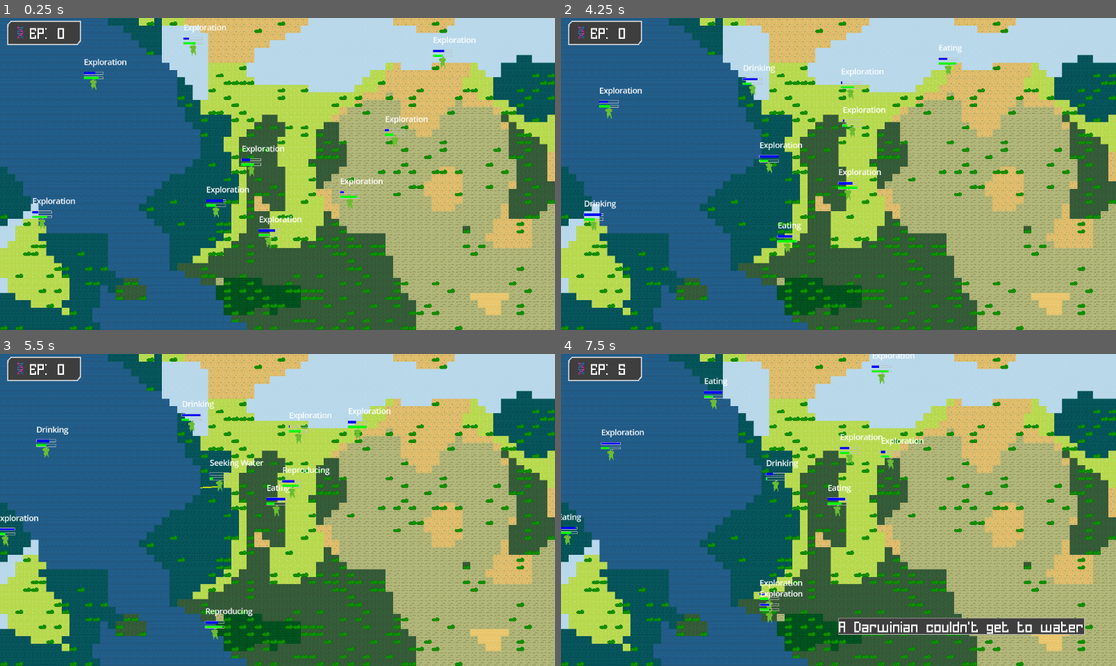
Above: before the commit, frames 1-4 (two rows, left to right).
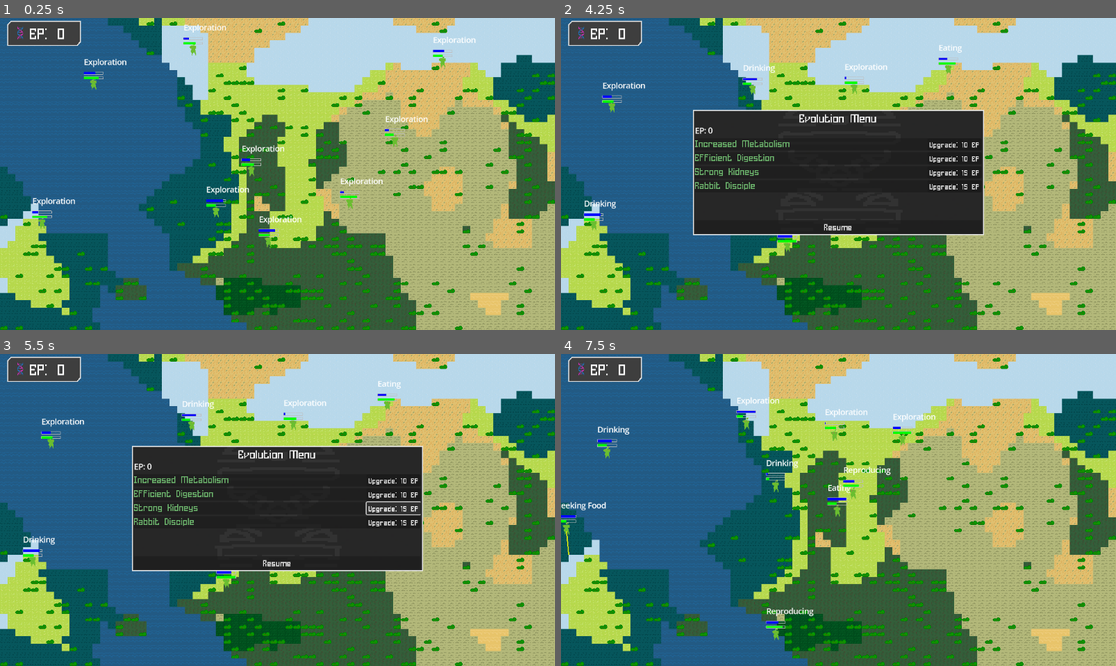
Above: after the commit, the same moments.

Repository: OnasChaturvedi/mini-jam-evolution
Game: Godot game, scene res://scenes/main.tscn
Same seed, same stepped clock (60 frames per second), same inputs: the game is played once before the commit and once after it.
Inputs (mouse positions are in pixels of both pictures, inside the frame that each line leads up to):
- Up to frame 1 (0.25 s): no input
- Up to frame 2 (4.25 s): move the mouse to (960, 158) at 0.52 s; move the mouse to (727, 189) at 1.27 s; move the mouse to (894, 105) at 2.02 s; move the mouse to (810, 236) at 2.77 s; move the mouse to (1005, 220) at 3.52 s; tap Escape (ui_cancel) at 4.15 s
- Up to frame 3 (5.5 s): click (394, 481) at 4.25 s, where only the run after the commit has a clickable "Upgrade: 10 EP"; click (394, 506) at 5 s, where only the run after the commit has a clickable "Upgrade: 15 EP"
- Up to frame 4 (7.5 s): click (838, 563) at 5.75 s, where only the run after the commit has a clickable "Resume"; move the mouse to (672, 463) at 6.52 s; move the mouse to (866, 510) at 7.27 s

The runs differ from the first frame. In frame 1, 0.2% of the frame differs, in the area x 1-15%, y 2-9%; in frame 2, 22%; in frame 3, 23%, in the area x 0-77%, y 2-92%; in frame 4, 4.9%.

Commit message:
Evolution Menu Implemented, and perks established

Diff:
--- a/scenes/death_notification.tscn
+++ b/scenes/death_notification.tscn
@@ -9,12 +9,16 @@
 border_width_top = 1
 border_width_right = 1
 border_width_bottom = 1
+expand_margin_left = 3.0
+expand_margin_top = 3.0
+expand_margin_right = 3.0
+expand_margin_bottom = 3.0
 
 [node name="DeathNotification" type="Label"]
 offset_right = 40.0
 offset_bottom = 33.0
 theme_override_colors/font_color = Color(1, 1, 1, 1)
 theme_override_fonts/font = ExtResource("1_nsq8a")
-theme_override_font_sizes/font_size = 32
+theme_override_font_sizes/font_size = 28
 theme_override_styles/normal = SubResource("StyleBoxFlat_nsq8a")
 script = ExtResource("1_t284n")
--- /dev/null
+++ b/scenes/evolution_menu.tscn
@@ -0,0 +1,61 @@
+[gd_scene load_steps=10 format=3 uid="uid://b7dyfrarw4g65"]
+
+[ext_resource type="Texture2D" uid="uid://bbjao2xxnj6ft" path="res://resources/EvolvePanel.png" id="1_33c31"]
+[ext_resource type="Script" uid="uid://c54mhykxxrobo" path="res://scripts/evolution_menu.gd" id="1_lt810"]
+[ext_resource type="Script" uid="uid://bid2nobr3k8hu" path="res://scripts/PerkResource.gd" id="2_6hr8j"]
+[ext_resource type="Resource" uid="uid://dijxmcpl1nja1" path="res://scripts/Perks/faster_creatures.tres" id="3_uhyg8"]
+[ext_resource type="Resource" uid="uid://b5df5t3mtnb1e" path="res://scripts/Perks/slower_hunger.tres" id="4_w6n7i"]
+[ext_resource type="Resource" uid="uid://cs1gq6vaar6e6" path="res://scripts/Perks/slower_thirst.tres" id="5_qxrge"]
+[ext_resource type="Resource" uid="uid://bdx6cpegrsptq" path="res://scripts/Perks/fast_reproduction.tres" id="6_33c31"]
+[ext_resource type="FontFile" uid="uid://coe32nc7ugkwu" path="res://resources/homespun.ttf" id="7_iptyy"]
+
+[sub_resource type="StyleBoxTexture" id="StyleBoxTexture_33c31"]
+texture = ExtResource("1_33c31")
+texture_margin_left = 2.0
+texture_margin_top = 21.0
+texture_margin_right = 3.0
+texture_margin_bottom = 27.0
+expand_margin_left = 2.0
+expand_margin_top = 2.0
+expand_margin_right = 2.0
+expand_margin_bottom = 2.0
+
+[node name="EvolutionMenu" type="PanelContainer"]
+process_mode = 2
+custom_minimum_size = Vector2(600, 300)
+offset_right = 40.0
+offset_bottom = 40.0
+theme_override_styles/panel = SubResource("StyleBoxTexture_33c31")
+script = ExtResource("1_lt810")
+perks_to_display = Array[ExtResource("2_6hr8j")]([ExtResource("3_uhyg8"), ExtResource("4_w6n7i"), ExtResource("5_qxrge"), ExtResource("6_33c31")])
+
+[node name="MenuVbox" type="VBoxContainer" parent="."]
+layout_mode = 2
+
+[node name="Label" type="Label" parent="MenuVbox"]
+layout_mode = 2
+theme_override_fonts/font = ExtResource("7_iptyy")
+theme_override_font_sizes/font_size = 24
+text = "Evolution Menu"
+horizontal_alignment = 1
+
+[node name="PointDisplayLabel" type="Label" parent="MenuVbox"]
+unique_name_in_owner = true
+layout_mode = 2
+
+[node name="ScrollContainer" type="ScrollContainer" parent="MenuVbox"]
+layout_mode = 2
+size_flags_vertical = 3
+
+[node name="PerksList" type="VBoxContainer" parent="MenuVbox/ScrollContainer"]
+unique_name_in_owner = true
+custom_minimum_size = Vector2(500, 0)
+layout_mode = 2
+size_flags_horizontal = 3
+
+[node name="ResumeButton" type="Button" parent="MenuVbox"]
+unique_name_in_owner = true
+layout_mode = 2
+theme_override_fonts/font = ExtResource("7_iptyy")
+theme_override_font_sizes/font_size = 18
+text = "Resume"
--- a/scenes/main.tscn
+++ b/scenes/main.tscn
@@ -1,14 +1,15 @@
-[gd_scene load_steps=15 format=3 uid="uid://c4c6gs01cvtfg"]
+[gd_scene load_steps=16 format=3 uid="uid://c4c6gs01cvtfg"]
 
 [ext_resource type="Script" uid="uid://b6ea25cds57ci" path="res://scripts/world.gd" id="1_0wfyh"]
-[ext_resource type="Script" uid="uid://bo42wsg68h15x" path="res://scenes/game_root.gd" id="1_tefeu"]
+[ext_resource type="Script" uid="uid://bo42wsg68h15x" path="res://scripts/game_root.gd" id="1_tefeu"]
 [ext_resource type="PackedScene" uid="uid://c2lbuipkhgatn" path="res://scenes/bush.tscn" id="2_jyhfs"]
 [ext_resource type="Texture2D" uid="uid://dmh0jwqovgr54" path="res://resources/TilesetV3.png" id="3_jyhfs"]
 [ext_resource type="PackedScene" uid="uid://cfva7i8vpovtj" path="res://scenes/creature.tscn" id="3_sugp2"]
-[ext_resource type="Script" uid="uid://k1pqcim01rtn" path="res://scenes/canvas_layer.gd" id="6_o6xl0"]
+[ext_resource type="Script" uid="uid://k1pqcim01rtn" path="res://scripts/canvas_layer.gd" id="6_o6xl0"]
 [ext_resource type="Texture2D" uid="uid://4o535n2kaew1" path="res://resources/OverlayEP.png" id="7_85g3d"]
 [ext_resource type="Texture2D" uid="uid://bcw5qy8m82ht8" path="res://resources/DNA Icons.png" id="7_o6xl0"]
 [ext_resource type="FontFile" uid="uid://coe32nc7ugkwu" path="res://resources/homespun.ttf" id="9_choun"]
+[ext_resource type="PackedScene" uid="uid://b7dyfrarw4g65" path="res://scenes/evolution_menu.tscn" id="10_choun"]
 
 [sub_resource type="TileSetAtlasSource" id="TileSetAtlasSource_tbgi4"]
 texture = ExtResource("3_jyhfs")
@@ -35,9 +36,9 @@
 [sub_resource type="StyleBoxTexture" id="StyleBoxTexture_ya4ey"]
 texture = ExtResource("7_85g3d")
 texture_margin_left = 14.0
-texture_margin_top = 14.0
+texture_margin_top = 15.0
 texture_margin_right = 14.0
-texture_margin_bottom = 14.0
+texture_margin_bottom = 15.0
 
 [sub_resource type="Theme" id="Theme_eb6dy"]
 PanelContainer/styles/panel = SubResource("StyleBoxTexture_ya4ey")
@@ -145,3 +146,16 @@
 theme_override_fonts/font = ExtResource("9_choun")
 theme_override_font_sizes/font_size = 32
 text = "0"
+
+[node name="EvolutionMenu" parent="CanvasLayer" instance=ExtResource("10_choun")]
+anchors_preset = 8
+anchor_left = 0.5
+anchor_top = 0.5
+anchor_right = 0.5
+anchor_bottom = 0.5
+offset_left = -61.0
+offset_top = -43.5
+offset_right = 61.0
+offset_bottom = 43.5
+grow_horizontal = 2
+grow_vertical = 2
--- /dev/null
+++ b/scenes/perk_entry.tscn
@@ -0,0 +1,50 @@
+[gd_scene load_steps=3 format=3 uid="uid://0ldkhkw3w7xr"]
+
+[ext_resource type="Script" uid="uid://c4cd4q48sigqb" path="res://scripts/perk_entry.gd" id="1_812kc"]
+[ext_resource type="FontFile" uid="uid://coe32nc7ugkwu" path="res://resources/homespun.ttf" id="2_7wkdy"]
+
+[node name="PerkEntry" type="PanelContainer"]
+offset_right = 40.0
+offset_bottom = 40.0
+size_flags_horizontal = 3
+script = ExtResource("1_812kc")
+
+[node name="HBoxContainer" type="HBoxContainer" parent="."]
+custom_minimum_size = Vector2(500, 0)
+layout_mode = 2
+
+[node name="VBoxContainer" type="VBoxContainer" parent="HBoxContainer"]
+custom_minimum_size = Vector2(470, 0)
+layout_mode = 2
+size_flags_horizontal = 3
+
+[node name="NameLabel" type="Label" parent="HBoxContainer/VBoxContainer"]
+unique_name_in_owner = true
+layout_mode = 2
+theme_override_colors/font_color = Color(0.432, 0.72, 0.432, 1)
+theme_override_fonts/font = ExtResource("2_7wkdy")
+theme_override_font_sizes/font_size = 20
+vertical_alignment = 1
+
+[node name="DescriptionWrapper" type="MarginContainer" parent="HBoxContainer/VBoxContainer"]
+unique_name_in_owner = true
+clip_contents = true
+layout_mode = 2
+size_flags_vertical = 3
+
+[node name="DescriptionLabel" type="Label" parent="HBoxContainer/VBoxContainer/DescriptionWrapper"]
+unique_name_in_owner = true
+custom_minimum_size = Vector2(110, 50)
+layout_mode = 2
+theme_override_fonts/font = ExtResource("2_7wkdy")
+autowrap_mode = 3
+
+[node name="Control" type="Control" parent="HBoxContainer"]
+layout_mode = 2
+size_flags_horizontal = 3
+
+[node name="PurchaseButton" type="Button" parent="HBoxContainer"]
+unique_name_in_owner = true
+layout_mode = 2
+size_flags_horizontal = 8
+theme_override_fonts/font = ExtResource("2_7wkdy")
--- a/scripts/EvolutionManager.gd
+++ b/scripts/EvolutionManager.gd
@@ -1,7 +1,8 @@
 # EvolutionManager.gd
 extends Node
-
+signal perk_unlocked(perk_id)
 var evolution_points: int = 0
+var unlocked_perks: Dictionary = {}
 
 signal evolution_points_changed(new_points)
 signal creature_died(cause_of_death, position)
@@ -10,9 +11,48 @@
 func add_points(amount: int):
 	evolution_points += amount
 	evolution_points_changed.emit(evolution_points)
-
 # This function now accepts a 'points_value' argument.
 func report_death(cause: String, position: Vector2, points_value: int):
 	creature_died.emit(cause, position)
 	# Add the points that were passed in.
 	add_points(points_value)
+func spend_points(amount: int) -> bool:
+	if evolution_points >= amount:
+		evolution_points -= amount
+		evolution_points_changed.emit(evolution_points)
+		return true
+	else:
+		return false
+func get_perk_level(perk_id: String) -> int:
+	if has_perk(perk_id):
+		return unlocked_perks[perk_id]
+	return 0 # Return 0 if the perk is not owned
+func has_perk(perk_id: String) -> bool:
+	return unlocked_perks.has(perk_id)
+func upgrade_perk(perk_id: String):
+	if not has_perk(perk_id):
+		unlocked_perks[perk_id] = 1 # First purchase is level 1
+	else:
+		unlocked_perks[perk_id] += 1 # Subsequent purchases increase the level
+	perk_unlocked.emit(perk_id) # We can still emit this signal
+# In EvolutionManager.gd
+
+# A helper to convert a number to a Roman numeral string.
+# We use a dictionary for clarity.
+const ROMAN_NUMERALS = {
+	1: " I",
+	2: " II",
+	3: " III",
+	4: " IV",
+	5: " V",
+	6: " VI",
+	7: " VII",
+	8: " VIII",
+	9: " IX",
+	10: " X",
+}
+
+func get_roman_numeral(level: int) -> String:
+	if ROMAN_NUMERALS.has(level):
+		return ROMAN_NUMERALS[level]
+	return " " + str(level) # Fallback for higher levels
--- /dev/null
+++ b/scripts/PerkResource.gd
@@ -0,0 +1,18 @@
+# PerkResource.gd
+extends Resource
+class_name Perk
+
+@export var perk_id: String # A unique ID, e.g., "faster_creatures"
+@export var perk_name: String # The display name, e.g., "Increased Metabolism"
+
+# --- NEW: Use arrays for level-based data ---
+# The cost for each level (level 1, level 2, etc.)
+@export var costs_per_level: Array[int]
+# The description for each level. You can use %s as a placeholder.
+@export var descriptions_per_level: Array[String]
+# The bonus value for each level (e.g., 0.15 for 15% speed).
+@export var bonuses_per_level: Array[float]
+
+# A helper function to get the max level.
+func get_max_level() -> int:
+	return costs_per_level.size()
--- /dev/null
+++ b/scripts/Perks/fast_reproduction.tres
@@ -0,0 +1,12 @@
+[gd_resource type="Resource" script_class="Perk" load_steps=2 format=3 uid="uid://bdx6cpegrsptq"]
+
+[ext_resource type="Script" uid="uid://bid2nobr3k8hu" path="res://scripts/PerkResource.gd" id="1_1n4hp"]
+
+[resource]
+script = ExtResource("1_1n4hp")
+perk_id = "fast_reproduction"
+perk_name = "Rabbit Disciple"
+costs_per_level = Array[int]([15, 25, 35])
+descriptions_per_level = Array[String](["Darwinians reproduce 10% faster", "Darwinians reproduce 20% faster", "Darwinians reproduce 30% faster"])
+bonuses_per_level = Array[float]([10.0, 20.0, 30.0])
+metadata/_custom_type_script = "uid://bid2nobr3k8hu"
--- /dev/null
+++ b/scripts/Perks/faster_creatures.tres
@@ -0,0 +1,12 @@
+[gd_resource type="Resource" script_class="Perk" load_steps=2 format=3 uid="uid://dijxmcpl1nja1"]
+
+[ext_resource type="Script" uid="uid://bid2nobr3k8hu" path="res://scripts/PerkResource.gd" id="1_gg8fx"]
+
+[resource]
+script = ExtResource("1_gg8fx")
+perk_id = "faster_creatures"
+perk_name = "Increased Metabolism"
+costs_per_level = Array[int]([10, 15, 20, 25, 30])
+descriptions_per_level = Array[String](["Creatures are 10% faster", "Creatures are 15% faster", "Creatures are 20% faster", "Creatures are 25% faster", "Creatures are 35% faster"])
+bonuses_per_level = Array[float]([10.0, 15.0, 20.0, 25.0, 35.0])
+metadata/_custom_type_script = "uid://bid2nobr3k8hu"
--- /dev/null
+++ b/scripts/Perks/slower_hunger.tres
@@ -0,0 +1,12 @@
+[gd_resource type="Resource" script_class="Perk" load_steps=2 format=3 uid="uid://b5df5t3mtnb1e"]
+
+[ext_resource type="Script" uid="uid://bid2nobr3k8hu" path="res://scripts/PerkResource.gd" id="1_q2esa"]
+
+[resource]
+script = ExtResource("1_q2esa")
+perk_id = "slower_hunger"
+perk_name = "Efficient Digestion"
+costs_per_level = Array[int]([10, 15, 20, 25])
+descriptions_per_level = Array[String](["Darwinians feel hungry 10% slower", "Darwinians feel hungry 15% slower", "Darwinians feel hungry 20% slower", "Darwinians feel hungry 25% slower"])
+bonuses_per_level = Array[float]([10.0, 15.0, 20.0, 25.0])
+metadata/_custom_type_script = "uid://bid2nobr3k8hu"
--- /dev/null
+++ b/scripts/Perks/slower_thirst.tres
@@ -0,0 +1,12 @@
+[gd_resource type="Resource" script_class="Perk" load_steps=2 format=3 uid="uid://cs1gq6vaar6e6"]
+
+[ext_resource type="Script" uid="uid://bid2nobr3k8hu" path="res://scripts/PerkResource.gd" id="1_ibgh3"]
+
+[resource]
+script = ExtResource("1_ibgh3")
+perk_id = "slower_thirst"
+perk_name = "Strong Kidneys"
+costs_per_level = Array[int]([15, 20, 25])
+descriptions_per_level = Array[String](["Darwinians feel thirsty 10% slower", "Darwinians feel thirsty 15% slower", "Darwinians feel thirsty 20% slower"])
+bonuses_per_level = Array[float]([10.0, 15.0, 20.0])
+metadata/_custom_type_script = "uid://bid2nobr3k8hu"
--- a/scripts/creature.gd
+++ b/scripts/creature.gd
@@ -20,9 +20,9 @@
 @export var reproduction_threshold_hunger: float = 80.0 # Hunger level needed to consider reproducing
 var creature_scene_path: String = "res://scenes/creature.tscn"
 const DEATH_POINT_VALUES = {
-	"thirst": 5,
-	"hunger": 2,
-	"age": 10
+	"thirst": 50,
+	"hunger": 20,
+	"age": 100
 }
 @export var max_age: float = 15
 # --- Exploration State Parameters (moved here from state for editor access) ---
@@ -178,7 +178,6 @@
 	# or an actual death event which would log data for "Harvest of Failure".
 	if current_thirst <= 0 and current_hunger <= 0:
 		print("Darwin (", name, ") is critically thirsty and hungry! (Would die here and log failure)")
-		var points = DEATH_POINT_VALUES.get("thirst", 1)
 		EvolutionManager.report_death("thirst", global_position, DEATH_POINT_VALUES.get("thirst", 1))
 		call_deferred("queue_free")
 		# Example: change_state("DyingState")
--- /dev/null
+++ b/scripts/evolution_menu.gd
@@ -0,0 +1,64 @@
+# EvolutionMenu.gd
+extends PanelContainer
+const PerkEntryScene = preload("res://scenes/perk_entry.tscn")
+@onready var points_display_label: Label = %PointDisplayLabel
+@onready var resume_button: Button = %ResumeButton
+@export var perks_to_display: Array[Perk]
+@onready var perks_list: VBoxContainer = %PerksList
+
+func _ready():
+	# Connect the resume button's pressed signal to the hide_menu function.
+	resume_button.pressed.connect(hide_menu)
+
+	# Connect to the EvolutionManager to update the points display.
+	EvolutionManager.evolution_points_changed.connect(update_points_display)
+	populate_perks_list()
+	# Hide the menu when the game starts.
+	hide_menu()
+func populate_perks_list():
+	for perk_resource in perks_to_display:
+		# Create a new instance of our template scene.
+		var perk_entry = PerkEntryScene.instantiate()
+		perks_list.add_child(perk_entry)
+
+		# Set its data and connect its signal.
+		perk_entry.display_perk_info(perk_resource)
+		perk_entry.purchase_requested.connect(_on_perk_purchase_requested)
+			   # If we already own this perk, disable its button.
+		if EvolutionManager.has_perk(perk_resource.perk_id):
+			perk_entry.disable_purchase()
+# Function to show the menu and pause the game.
+func _on_perk_purchase_requested(perk_to_buy: Perk):
+	var current_level = EvolutionManager.get_perk_level(perk_to_buy.perk_id)
+	if current_level < perk_to_buy.get_max_level():
+		var cost_of_next_level = perk_to_buy.costs_per_level[current_level]
+		if EvolutionManager.spend_points(cost_of_next_level):
+			# If purchase is successful, upgrade the perk
+			EvolutionManager.upgrade_perk(perk_to_buy.perk_id)
+			print("Successfully upgraded %s" % perk_to_buy.perk_name)
+
+			# Find the UI entry for this perk and tell it to refresh its display
+			for child in perks_list.get_children():
+				if child.perk_data.perk_id == perk_to_buy.perk_id:
+					child.display_perk_info(perk_to_buy)
+					break
+		else:
+			print("Not enough EP to upgrade %s" % perk_to_buy.perk_name)
+func show_menu():
+	# Update the points display every time the menu is shown.
+	update_points_display(EvolutionManager.evolution_points)
+	visible = true
+	get_tree().paused = true
+
+# Function to hide the menu and unpause the game.
+func hide_menu():
+	visible = false
+	get_tree().paused = false
+
+# Updates the text of the points label.
+func update_points_display(new_points: int):
+	points_display_label.text = "EP: %s" % new_points
+# In EvolutionManager.gd
+
+# A helper to convert a number to a Roman numeral string.
+# We use a dictionary for clarity.
--- a/scenes/game_root.gd
+++ b/scripts/game_root.gd
@@ -2,10 +2,11 @@
 extends Node2D
 
 const DeathNotification = preload("res://scenes/death_notification.tscn")
+@onready var evolution_menu_instance: PanelContainer = $CanvasLayer/EvolutionMenu
+
 func _ready():
 	# Connect to the death signal from the global manager.
 	EvolutionManager.creature_died.connect(on_creature_died)
-
 func on_creature_died(cause: String, position: Vector2):
 	# Create a new instance of the notification.
 	var notification_instance = DeathNotification.instantiate()
@@ -27,3 +28,12 @@
 
 	# Trigger the animation. The script inside the notification handles the rest.
 	notification_instance.show_message(death_message)
+func _unhandled_input(event: InputEvent):
+	# Check if the "ui_cancel" action (Escape key) was just pressed.
+	if Input.is_action_just_pressed("ui_cancel"):
+		# If the game is already paused, hide the menu.
+		if get_tree().paused:
+			evolution_menu_instance.hide_menu()
+		# Otherwise, show the menu.
+		else:
+			evolution_menu_instance.show_menu()
--- /dev/null
+++ b/scripts/perk_entry.gd
@@ -0,0 +1,79 @@
+# PerkEntry.gd
+extends PanelContainer
+
+signal purchase_requested(perk_resource)
+
+# All the @onready variables from both systems
+@onready var name_label: Label = %NameLabel
+@onready var description_wrapper: MarginContainer = %DescriptionWrapper
+@onready var description_label: Label = %DescriptionLabel
+@onready var purchase_button: Button = %PurchaseButton
+
+var perk_data: Perk
+var hover_tween: Tween
+var full_description_height: float = 0.0
+
+func _ready():
+	# Set the label's min height to 0 to prevent the initial layout "explosion".
+	description_label.custom_minimum_size.y = 0
+
+	# Connect signals for buttons and hovering.
+	purchase_button.pressed.connect(_on_purchase_button_pressed)
+	mouse_entered.connect(_on_mouse_entered)
+	mouse_exited.connect(_on_mouse_exited)
+
+# This function now handles BOTH leveling logic AND animation setup.
+func display_perk_info(resource: Perk):
+	perk_data = resource
+	var current_level = EvolutionManager.get_perk_level(perk_data.perk_id)
+
+	# --- Start of Leveling Display Logic ---
+	var full_perk_name = perk_data.perk_name
+	if current_level > 0:
+		full_perk_name += EvolutionManager.get_roman_numeral(current_level)
+
+	name_label.text = full_perk_name
+	if current_level >= perk_data.get_max_level():
+		purchase_button.disabled = true
+		purchase_button.text = "Max Level"
+		description_label.text = perk_data.descriptions_per_level.back()
+	else:
+		var next_level_index = current_level
+		purchase_button.disabled = false
+		purchase_button.text = "Upgrade: %s EP" % perk_data.costs_per_level[next_level_index]
+		description_label.text = perk_data.descriptions_per_level[next_level_index]
+	# --- End of Leveling Display Logic ---
+
+	# --- Start of Animation Setup Logic ---
+	# Now that the text is set, wait a frame for the UI to update.
+	await get_tree().process_frame
+
+	# Measure the label's true height now that it's populated.
+	full_description_height = description_label.size.y
+
+	# And start with the wrapper invisible, taking up zero space.
+	description_wrapper.visible = false
+	# --- End of Animation Setup Logic ---
+
+# --- The Animation Functions (Unchanged from our working version) ---
+func _on_mouse_entered():
+	if hover_tween and hover_tween.is_running():
+		hover_tween.kill()
+
+	description_wrapper.visible = true
+	description_wrapper.custom_minimum_size.y = 0
+
+	hover_tween = create_tween().set_trans(Tween.TRANS_SINE).set_ease(Tween.EASE_OUT)
+	hover_tween.tween_property(description_wrapper, "custom_minimum_size:y", full_description_height, 0.2)
+
+func _on_mouse_exited():
+	if hover_tween and hover_tween.is_running():
+		hover_tween.kill()
+
+	hover_tween = create_tween().set_trans(Tween.TRANS_SINE).set_ease(Tween.EASE_IN)
+	hover_tween.tween_property(description_wrapper, "custom_minimum_size:y", 0, 0.2)
+	hover_tween.finished.connect(func(): description_wrapper.visible = false)
+
+# --- The Button Function (Unchanged) ---
+func _on_purchase_button_pressed():
+	purchase_requested.emit(perk_data)
Binary file added: resources/EvolvePanel.png
Not shown, added: resources/EvolvePanel.png.import
Not shown, added: scripts/PerkResource.gd.uid
Renamed: scenes/canvas_layer.gd -> scripts/canvas_layer.gd
Renamed: scenes/canvas_layer.gd.uid -> scripts/canvas_layer.gd.uid
Not shown, added: scripts/evolution_menu.gd.uid
Renamed: scenes/game_root.gd.uid -> scripts/game_root.gd.uid
Not shown, added: scripts/perk_entry.gd.uid
